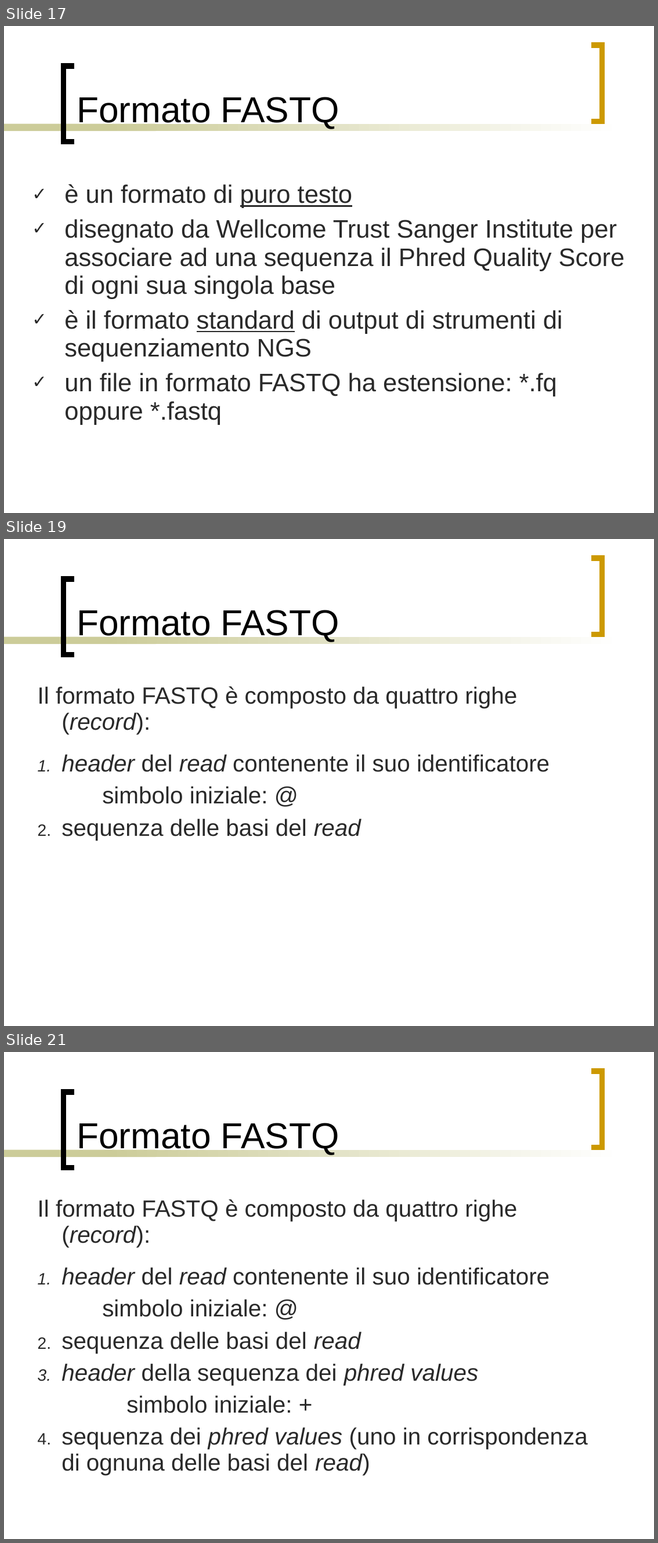
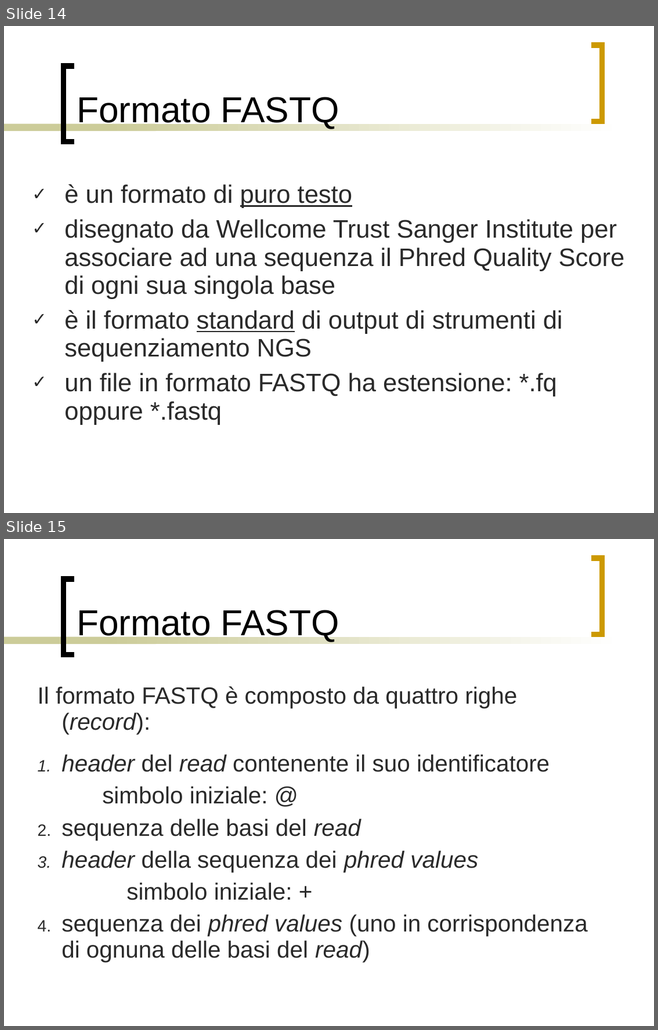
Before and after one commit to bioinformatica-corso/lezioni, a slide deck: laboratorio/24nov20/fastq-format.ppt. Shown one above the other, each under a label of ours: slides 17, 19 and 21 before the commit, slides 14 and 15 after it; the slides between them are not shown. The pictures are 658x1543 and 658x1030 pixels, drawn with LibreOffice and Linux fonts; fonts in the diff are those of the drawing. Boxes give left, top, right and bottom in pixels: in the first picture for what was removed or moved away, otherwise in the second. Text is boxed around its words. In the diff, an @@ line names an element or a change of style, - is before the commit and + after.

```diff
--- a/laboratorio/24nov20/fastq-format.ppt
+++ b/laboratorio/24nov20/fastq-format.ppt
@@ slide 19 removed at (4, 539, 654, 1026), background #FFFFFF; not listed: 4 template elements that a slide beside it also shows @@
@@ title removed at (76, 610, 339, 642) @@
-Formato FASTQ
@@ text removed at (38, 686, 549, 841) @@
-Il formato FASTQ è composto da quattro righe (record):
-1. header del read contenente il suo identificatore
-  simbolo iniziale: @
-2. sequenza delle basi del read
@@ what was slide 17 is now slide 14 @@
@@ what was slide 21 is now slide 15 @@
```
Also in this commit, not shown: 4 slides changed, 8 other slides removed, 2 other files.
